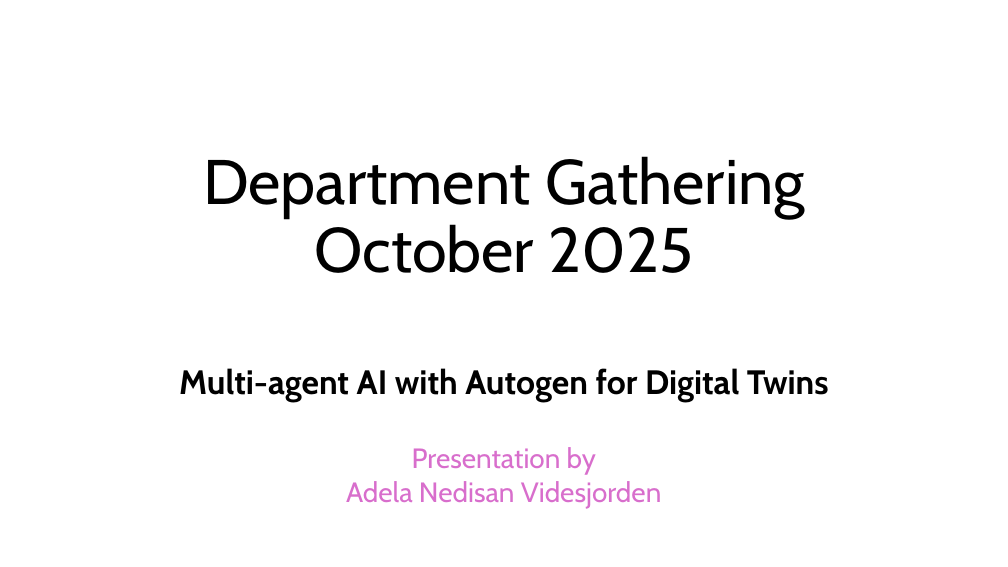
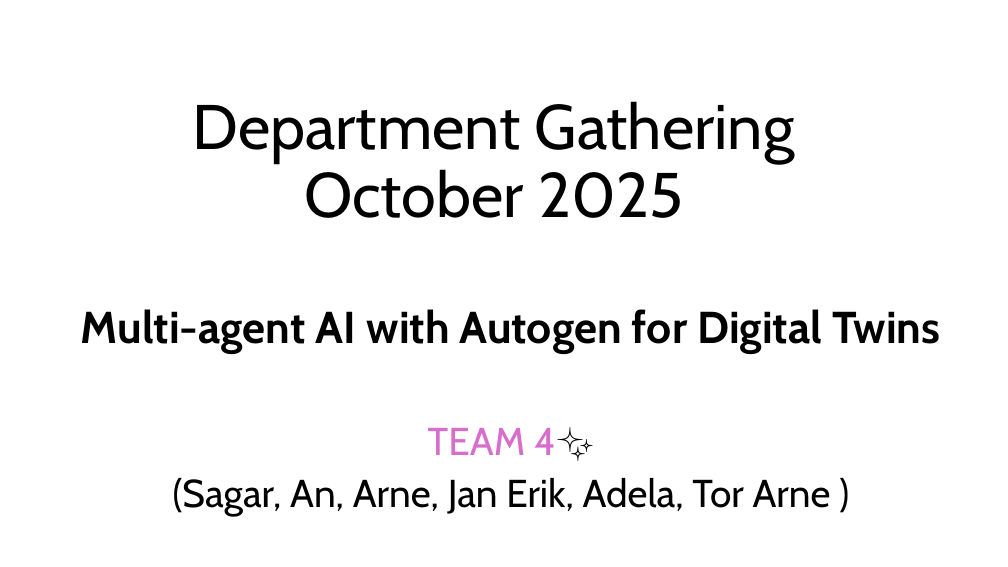
Before and after one commit to adelanv/DepartmentGathering-2025, a slide deck: slide 1 of Multi-agent4DT.pptx. Drawn at 1008x567 pixels with LibreOffice and Linux fonts; fonts in the diff are those of the drawing. Boxes give left, top, right and bottom in pixels: in the first picture for what was removed or moved away, otherwise in the second. Text is boxed around its words. In the diff, an @@ line names an element or a change of style, - is before the commit and + after.

```diff
--- a/Multi-agent4DT.pptx
+++ b/Multi-agent4DT.pptx
@@ title "Department Gathering October 2025": place and size @@
-title "Department Gathering October 2025" at box(203, 156, 805, 273)
+title "Department Gathering October 2025" at box(193, 101, 795, 218)
@@ subtitle "Multi-agent AI with Autogen for ...": place and size @@
-subtitle "Multi-agent AI with Autogen for ..." at box(179, 368, 829, 509)
+subtitle "Multi-agent AI with Autogen for ..." at box(81, 309, 940, 516)
@@ subtitle at box(81, 309, 940, 353): size 32.2 to 42.5 pt in "Multi-agent AI with Autogen for Digital Twins"; line spacing 0.7 to 0.9 @@
@@ subtitle at box(173, 427, 831, 516): text changed; size 26.6 to 37 pt; text colour #D86ECC to #000000 @@
-Presentation by
-Adela Nedisan Videsjorden
+TEAM 4✨
+(Sagar, An, Arne, Jan Erik, Adela, Tor Arne )
```
Also in this commit, not shown: 1 other slide changed, 11 slides added, 1 slide removed, 1 other file.
